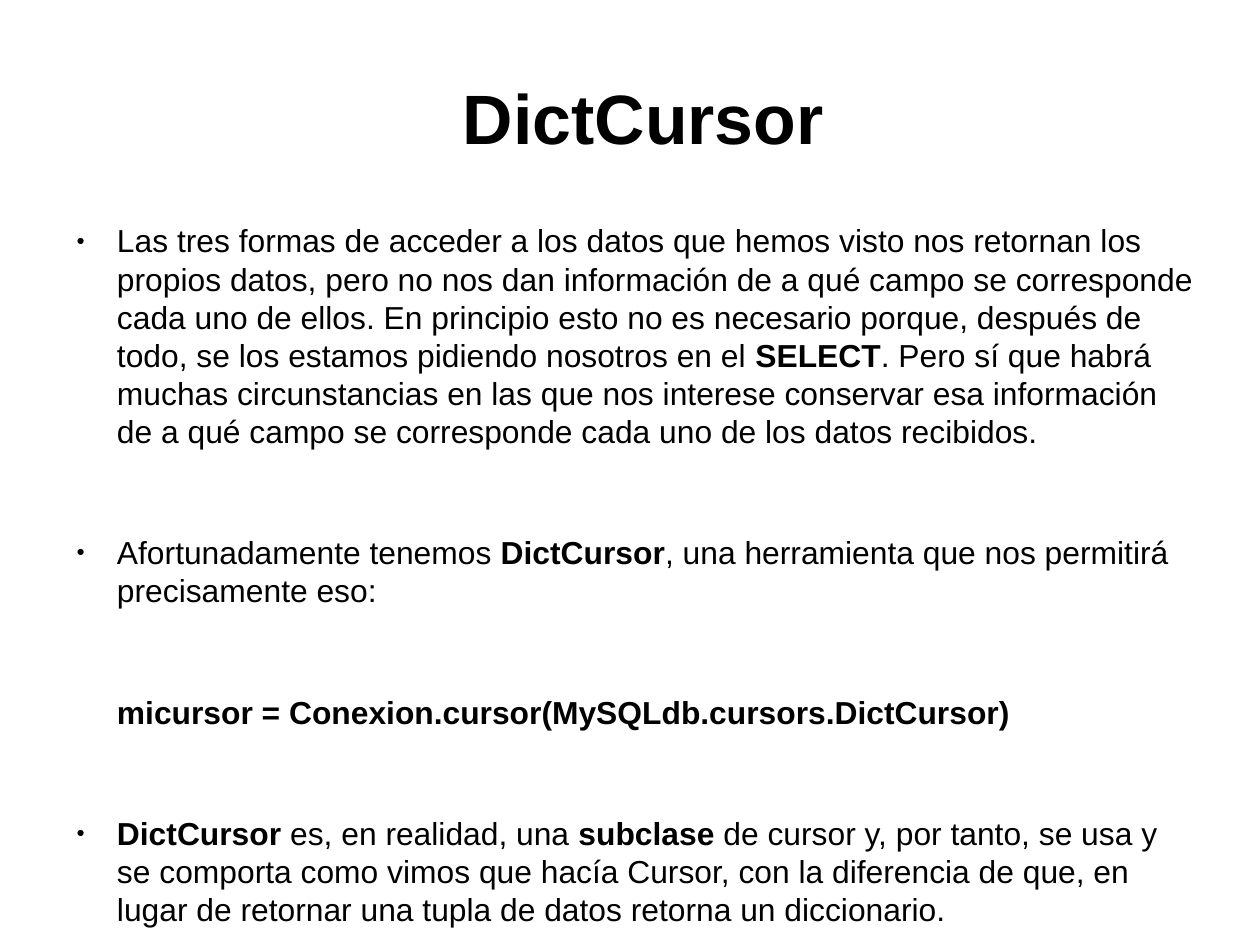
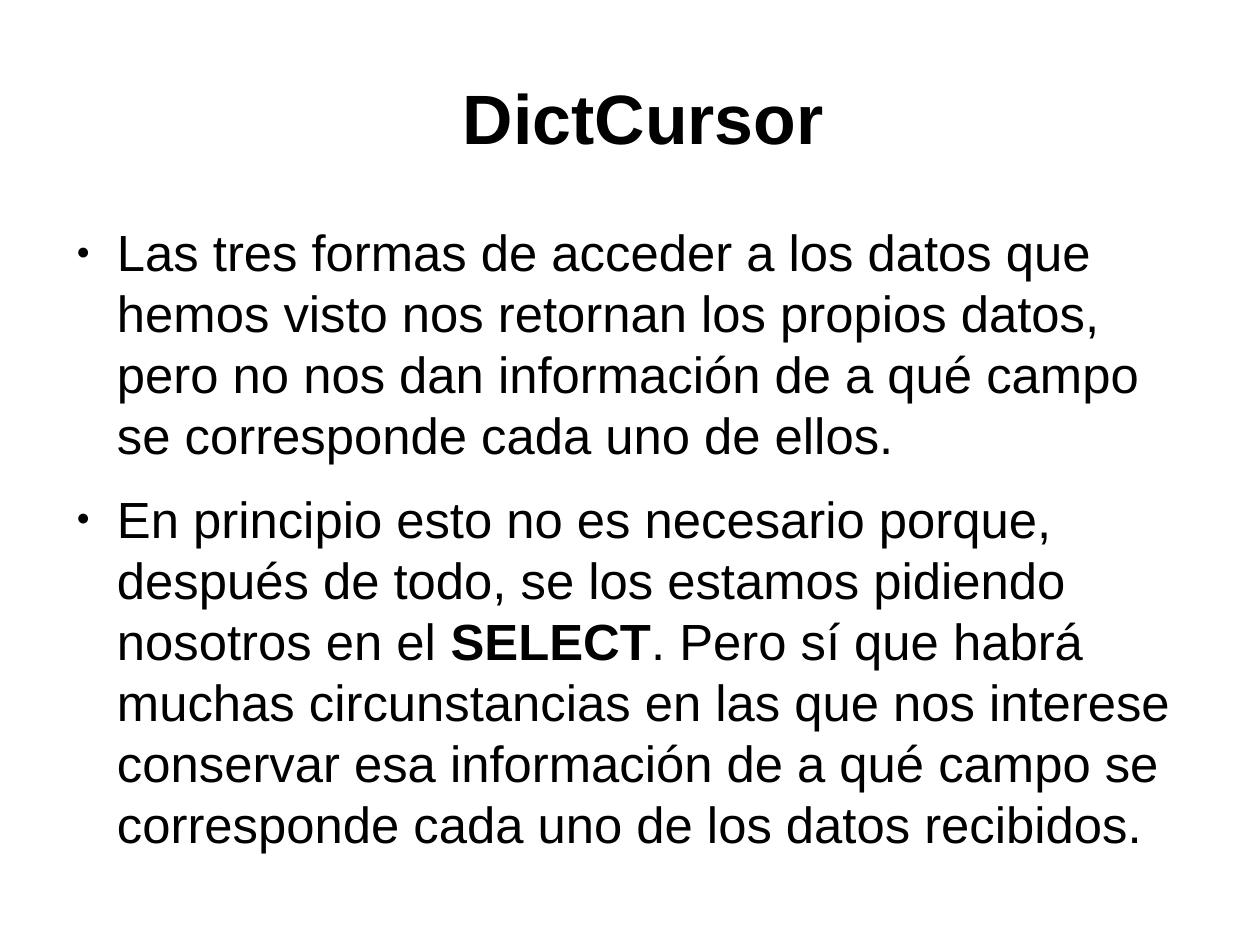
Before and after one commit to javacasm/CursoPythonCompleto, a slide deck: slide 67 of Base_de_Datos/BaseDeDatosPython.odp. Drawn at 1260x945 pixels with LibreOffice and Linux fonts; fonts in the diff are those of the drawing. Boxes give left, top, right and bottom in pixels: in the first picture for what was removed or moved away, otherwise in the second. Text is boxed around its words. In the diff, an @@ line names an element or a change of style, - is before the commit and + after.

```diff
--- a/Base_de_Datos/BaseDeDatosPython.odp
+++ b/Base_de_Datos/BaseDeDatosPython.odp
@@ text at bbox=[117, 234, 1170, 853]: text changed; size 20 to 32 pt @@
-● Las tres formas de acceder a los datos que hemos visto nos retornan los propios datos, pero no nos dan información de a qué campo se corresponde cada uno de ellos. En principio esto no es necesario porque, después de todo, se los estamos pidiendo nosotros en el SELECT. Pero sí que habrá muchas circunstancias en las que nos interese conservar esa información de a qué campo se corresponde cada uno de los datos recibidos.
-● Afortunadamente tenemos DictCursor, una herramienta que nos permitirá precisamente eso:
-micursor = Conexion.cursor(MySQLdb.cursors.DictCursor)
-● DictCursor es, en realidad, una subclase de cursor y, por tanto, se usa y se comporta como vimos que hacía Cursor, con la diferencia de que, en lugar de retornar una tupla de datos retorna un diccionario.
+● Las tres formas de acceder a los datos que hemos visto nos retornan los propios datos, pero no nos dan información de a qué campo se corresponde cada uno de ellos.
+● En principio esto no es necesario porque, después de todo, se los estamos pidiendo nosotros en el SELECT. Pero sí que habrá muchas circunstancias en las que nos interese conservar esa información de a qué campo se corresponde cada uno de los datos recibidos.
```
Also in this commit, not shown: 3 other slides changed, 12 slides added, 5 other files.
